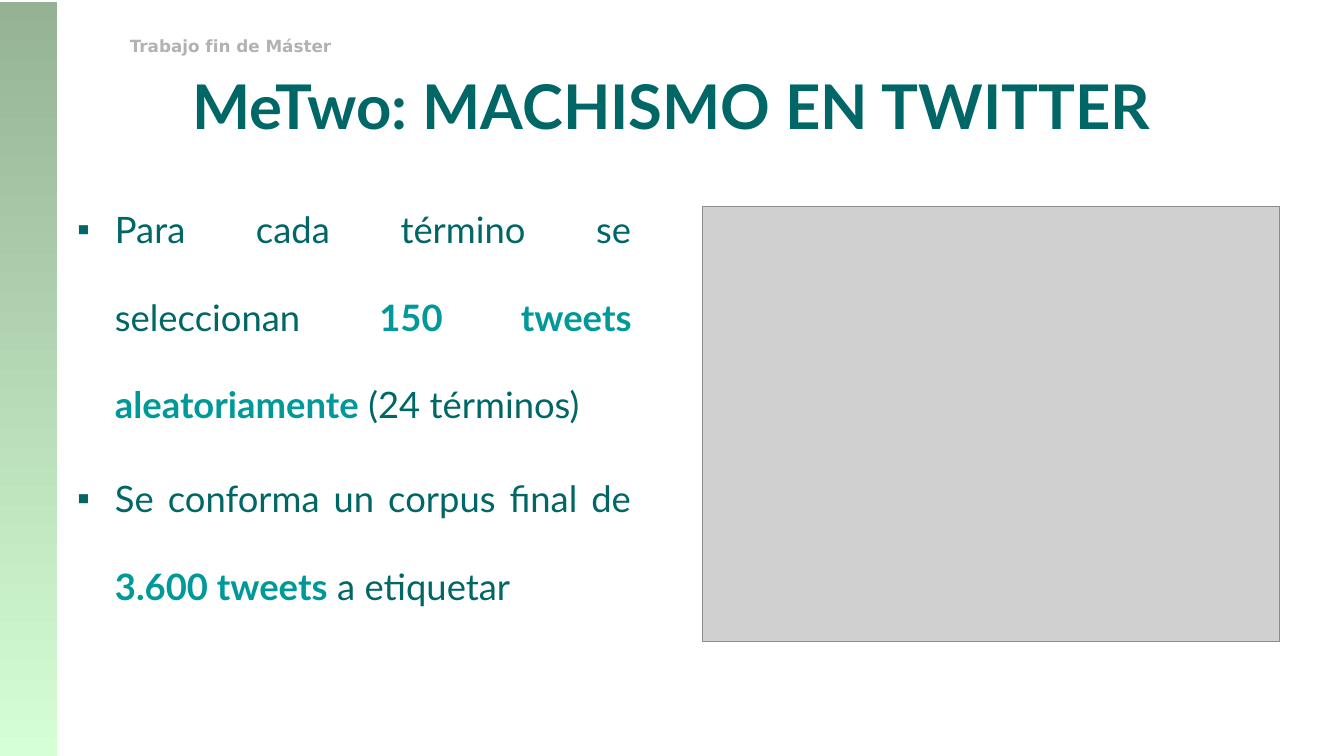
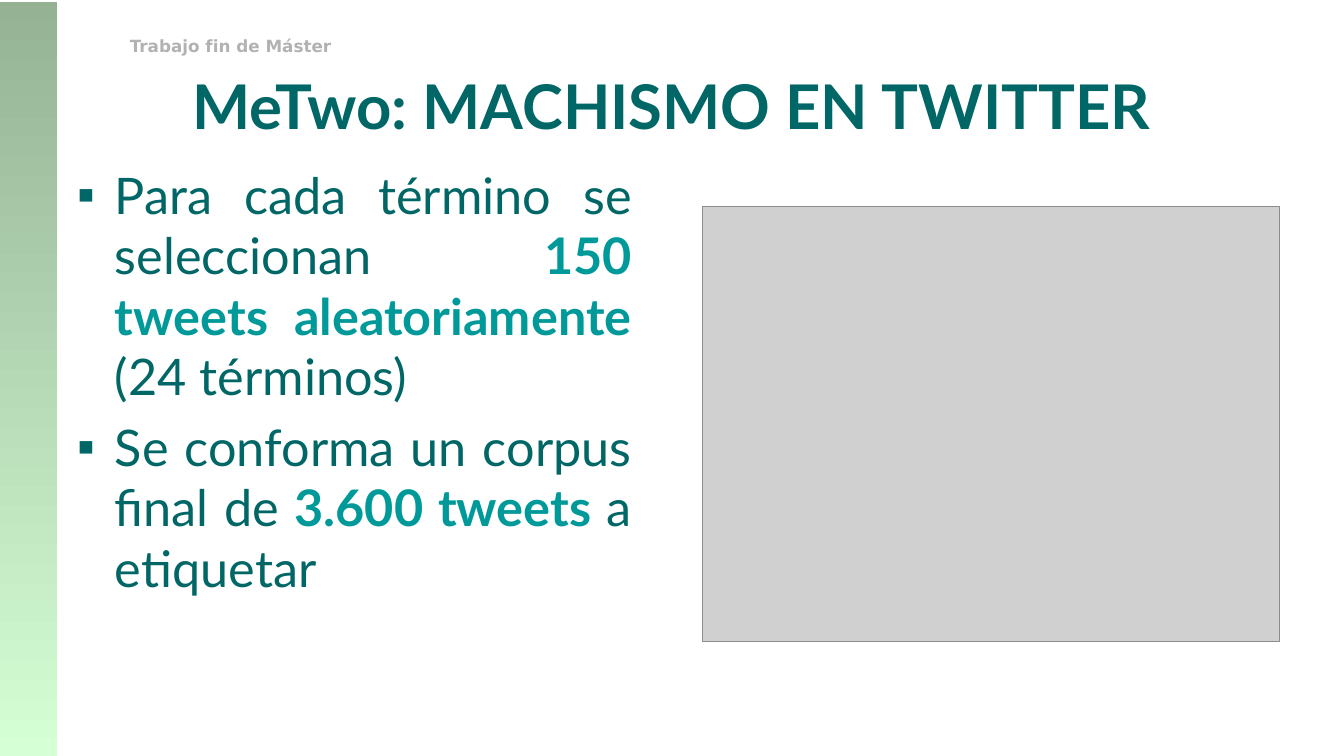
Before and after one commit to franciscorodriguez92/uned-tfm, a slide deck: slide 10 of TFM_Francisco_Rodriguez.pptx. Drawn at 1344x756 pixels with LibreOffice and Linux fonts; fonts in the diff are those of the drawing; grey boxes stand for pictures; background and template pictures are left out. Boxes give left, top, right and bottom in pixels: in the first picture for what was removed or moved away, otherwise in the second. Text is boxed around its words. In the diff, an @@ line names an element or a change of style, - is before the commit and + after.

```diff
--- a/TFM_Francisco_Rodriguez.pptx
+++ b/TFM_Francisco_Rodriguez.pptx
@@ text "Para cada término se seleccionan ..." at bbox=[115, 177, 632, 595]: size 26 to 36 pt; line spacing 2 to 1; more space between paragraphs @@
```
Also in this commit, not shown: 4 other slides changed, 1 other file.
